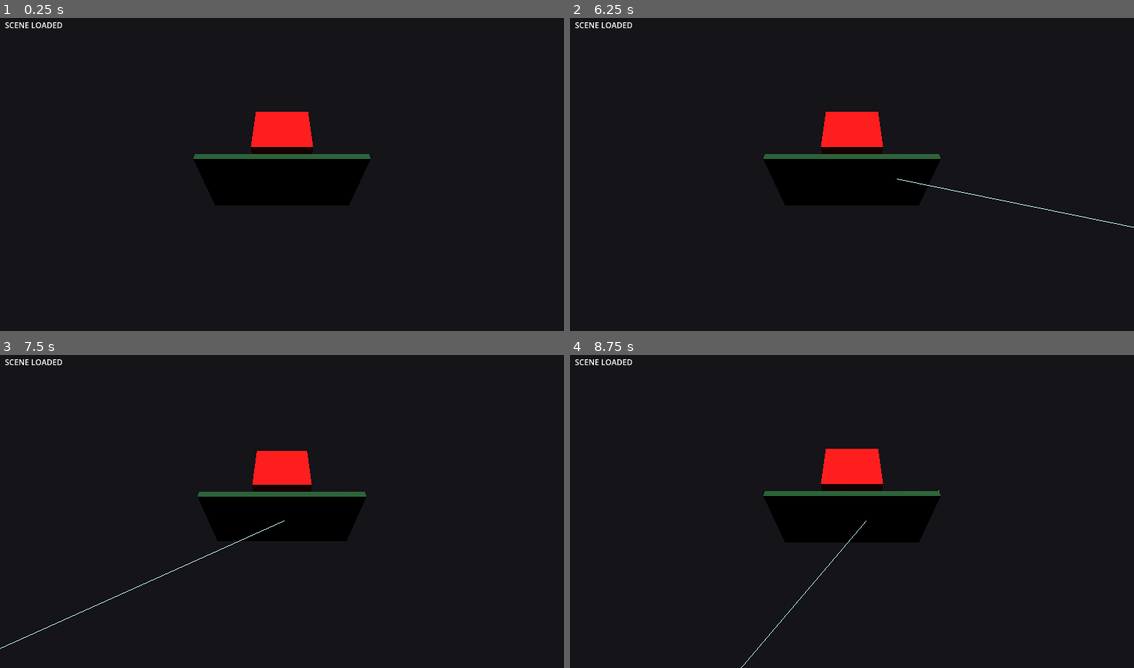
Above: before the commit, frames 1-4 (two rows, left to right).
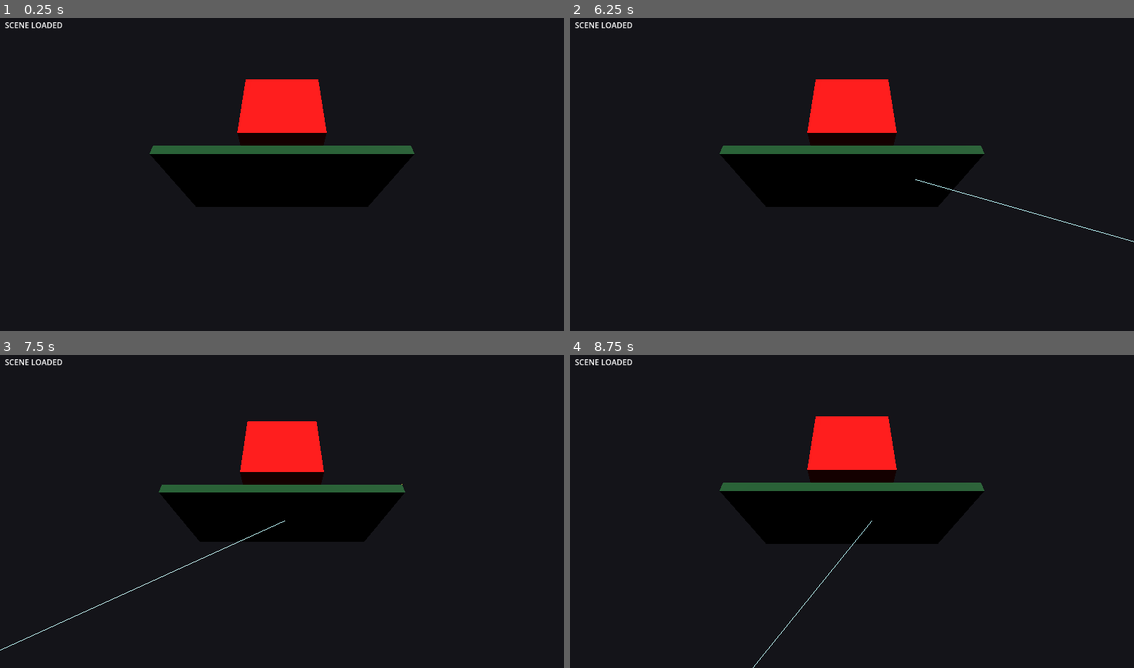
Above: after the commit, the same moments.

Repository: zhawei98213/pool8Ball
Game: Godot game, scene res://scenes/Main.tscn
Two runs of this game, one before a commit and one after it. Both use one fixed random seed, a clock stepped at 60 frames per second and the inputs below.
Inputs (mouse positions are in pixels of both pictures, inside the frame that each line leads up to):
- Up to frame 1 (0.25 s): no input
- Up to frame 2 (6.25 s): tap Enter at 0.5 s; move the mouse to (976, 155) at 0.52 s; hold B (place_mode) 0.53-1.25 s; click (976, 155) at 0.67 s; tap R (reset_balls) every 0.75 s from 1.25 to 4.25 s; drag from (739, 187) to (823, 237) at 1.27 s; move the mouse to (908, 102) at 2.02 s; hold Mouse wheel down (zoom_out) 2.03-2.75 s; click (908, 102) at 2.17 s; drag from (823, 237) to (682, 124) at 2.77 s; move the mouse to (1021, 221) at 3.52 s; hold Mouse wheel up (zoom_in) 3.53-4.25 s; click (1021, 221) at 3.67 s; drag from (682, 124) to (767, 93) at 4.27 s; move the mouse to (880, 171) at 5.02 s; hold B (place_mode) 5.03-5.75 s; click (880, 171) at 5.17 s; drag from (767, 93) to (739, 187) at 5.77 s
- Up to frame 3 (7.5 s): move the mouse to (406, 492) at 6.52 s; hold Mouse wheel down (zoom_out) 6.53-7.25 s; click (406, 492) at 6.67 s; drag from (169, 524) to (253, 574) at 7.27 s
- Up to frame 4 (8.75 s): move the mouse to (908, 439) at 8.02 s; hold Mouse wheel up (zoom_in) from 8.03 s (still down); click (908, 439) at 8.17 s

The runs differ from the first frame. In frame 1, 6.1% of the frame differs, in the area x 26-74%, y 19-61%; in frame 2, 6.3%, in the area x 26-100%, y 19-72%; in frame 3, 5.3%; in frame 4, 6.2%.

Commit message:
Make balls more visible and adjust camera distance

Diff:
--- a/scenes/Main.tscn
+++ b/scenes/Main.tscn
@@ -30,9 +30,13 @@
 
 [sub_resource type="StandardMaterial3D" id="8"]
 albedo_color = Color(0.92, 0.92, 0.92, 1.0)
+emission_enabled = true
+emission = Color(0.65, 0.65, 0.65, 1.0)
 
 [sub_resource type="StandardMaterial3D" id="9"]
 albedo_color = Color(0.9, 0.2, 0.2, 1.0)
+emission_enabled = true
+emission = Color(0.7, 0.15, 0.15, 1.0)
 
 [sub_resource type="StandardMaterial3D" id="10"]
 albedo_color = Color(0.7, 0.95, 1.0, 1.0)
@@ -68,7 +72,7 @@
 
 [node name="FillLight" type="OmniLight3D" parent="."]
 position = Vector3(0, 1.2, 0)
-light_energy = 3.0
+light_energy = 4.0
 
 [node name="DebugCube" type="MeshInstance3D" parent="."]
 position = Vector3(0, 0.8, 0)
@@ -85,7 +89,7 @@
 text = "SCENE LOADED"
 
 [node name="CameraRig" type="Node3D" parent="."]
-position = Vector3(0, 0.15, 0)
+position = Vector3(0, 0.06, 0)
 script = ExtResource("1")
 
 [node name="Camera3D" type="Camera3D" parent="CameraRig"]
--- a/scripts/CameraOrbit.gd
+++ b/scripts/CameraOrbit.gd
@@ -1,15 +1,15 @@
 extends Node3D
 
-@export var distance := 3.6
-@export var min_distance := 1.5
-@export var max_distance := 6.5
+@export var distance := 2.6
+@export var min_distance := 1.2
+@export var max_distance := 5.0
 @export var yaw_speed := 0.01
 @export var pitch_speed := 0.01
 @export var min_pitch := deg_to_rad(-10.0)
 @export var max_pitch := deg_to_rad(60.0)
 
 var _yaw := 0.0
-var _pitch := deg_to_rad(40.0)
+var _pitch := deg_to_rad(32.0)
 var _orbiting := false
 
 @onready var _camera: Camera3D = $Camera3D
